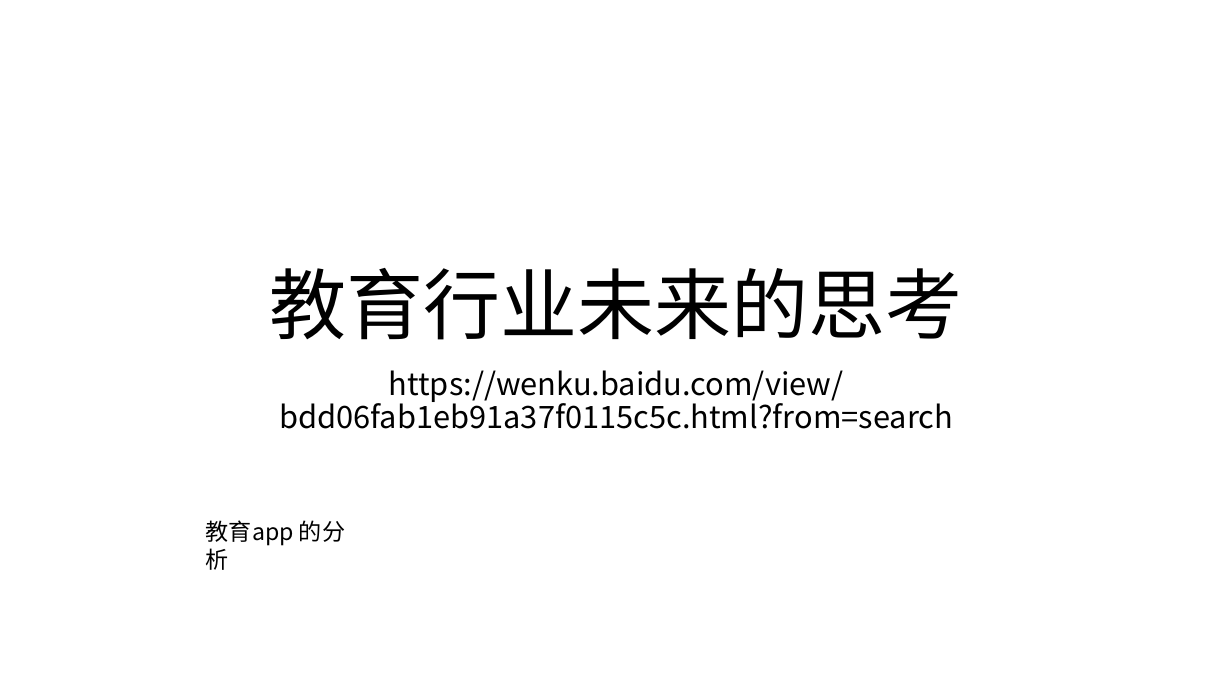
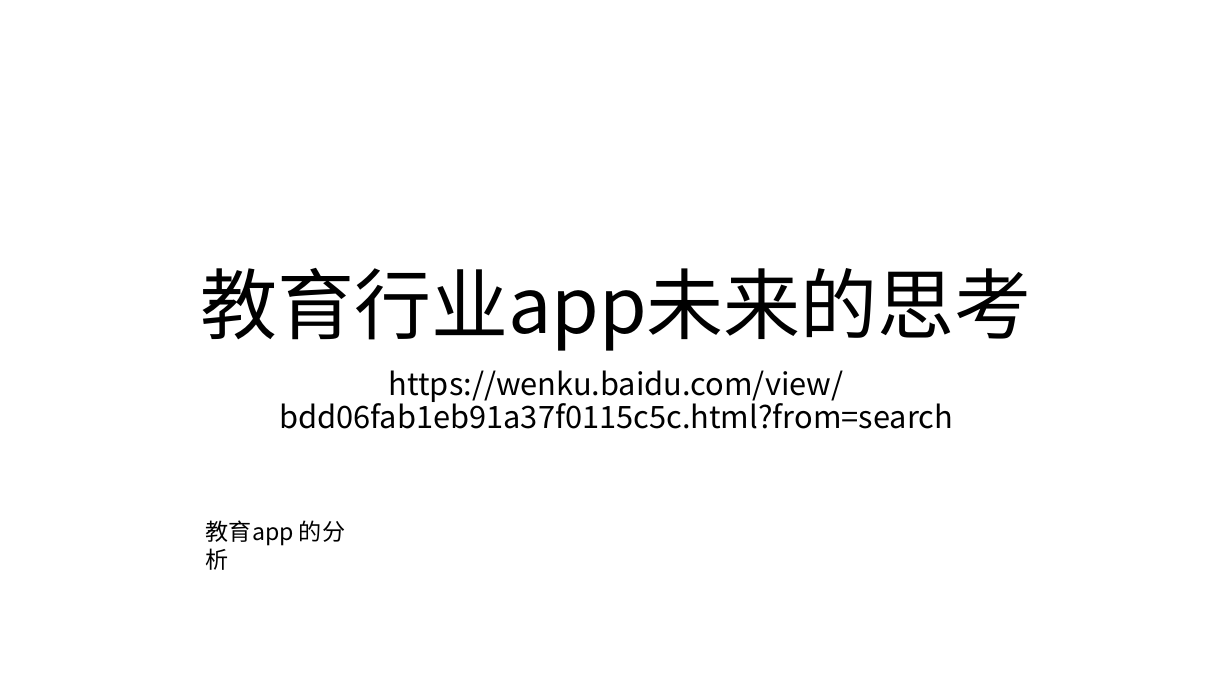
Before and after one commit to Shirley0202/notes, a slide deck: slide 8 of 分享/分享.pptx (slide 6 before the commit). Drawn at 1232x693 pixels with LibreOffice and Linux fonts; fonts in the diff are those of the drawing. Boxes give left, top, right and bottom in pixels: in the first picture for what was removed or moved away, otherwise in the second. Text is boxed around its words. In the diff, an @@ line names an element or a change of style, - is before the commit and + after.

```diff
--- a/分享/分享.pptx
+++ b/分享/分享.pptx
@@ title at (200, 268, 1032, 351): text changed @@
-教育行业未来的思考
+教育行业app未来的思考
```
Also in this commit, not shown: 3 slides added, 1 slide removed, 2 other files.
